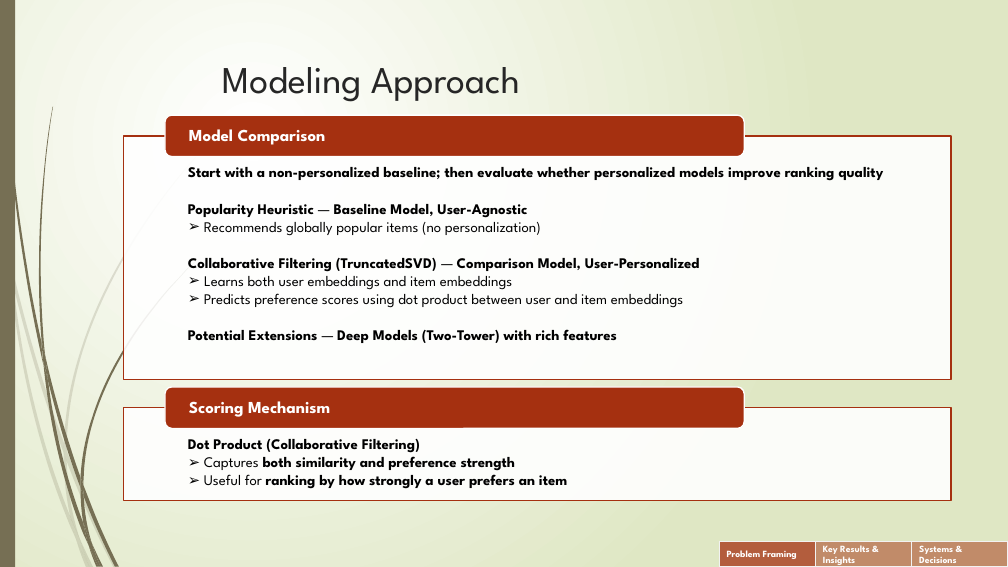
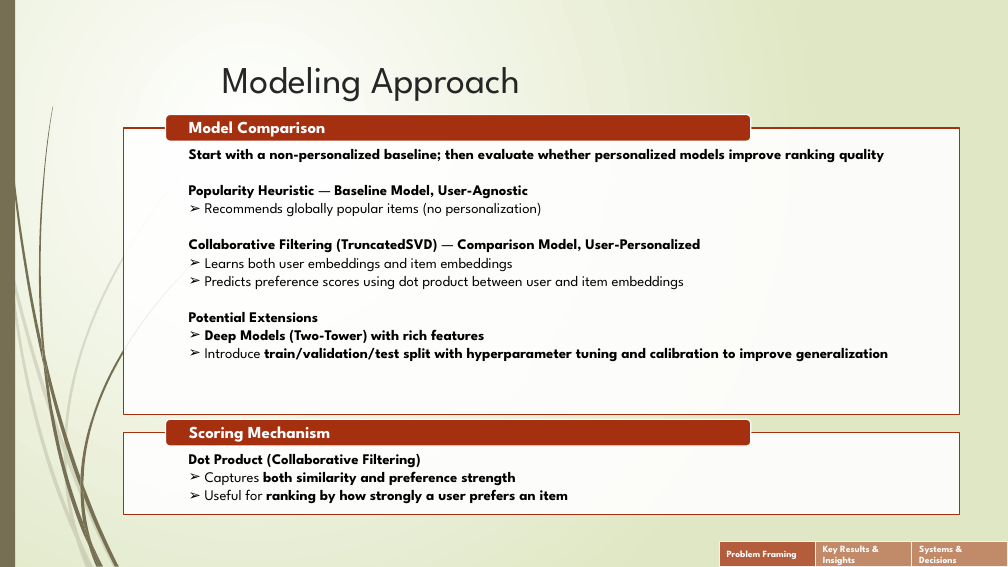
Before and after one commit to Phrey001/ml-casebook, a slide deck: slide 5 of ml-examples/recommender/slides/recommender.pptx. Drawn at 1008x567 pixels with LibreOffice and Linux fonts; fonts in the diff are those of the drawing. Boxes give left, top, right and bottom in pixels: in the first picture for what was removed or moved away, otherwise in the second. Text is boxed around its words. In the diff, an @@ line names an element or a change of style, - is before the commit and + after.

```diff
--- a/ml-examples/recommender/slides/recommender.pptx
+++ b/ml-examples/recommender/slides/recommender.pptx
@@ rounded rectangle: place and size @@
-rounded rectangle at bbox=[165, 115, 744, 157]
+rounded rectangle at bbox=[166, 114, 751, 141]
@@ text "Model Comparison": place and size @@
-text "Model Comparison" at bbox=[189, 129, 326, 145]
+text "Model Comparison" at bbox=[189, 121, 325, 137]
@@ text "Start with a non-personalized baseline; ...": place and size @@
-text "Start with a non-personalized baseline; ..." at bbox=[188, 167, 883, 343]
+text "Start with a non-personalized baseline; ..." at bbox=[189, 149, 888, 362]
@@ rectangle: place and size @@
-rectangle at bbox=[124, 136, 952, 380]
+rectangle at bbox=[124, 128, 960, 414]
@@ text at bbox=[189, 312, 888, 362]: text changed @@
-  Potential Extensions — Deep Models (Two-Tower) with rich features
+  Potential Extensions
+  ➢ Deep Models (Two-Tower) with rich features
+  ➢ Introduce train/validation/test split with hyperparameter tuning and calibration to improve generalization
@@ text "Dot Product (Collaborative Filtering)": place and size @@
-text "Dot Product (Collaborative Filtering)" at bbox=[188, 439, 567, 489]
+text "Dot Product (Collaborative Filtering)" at bbox=[189, 454, 568, 504]
@@ rectangle: place and size @@
-rectangle at bbox=[124, 408, 952, 501]
+rectangle at bbox=[124, 433, 960, 514]
@@ rounded rectangle: place and size @@
-rounded rectangle at bbox=[165, 387, 744, 429]
+rounded rectangle at bbox=[166, 420, 751, 447]
@@ text "Scoring Mechanism": place and size @@
-text "Scoring Mechanism" at bbox=[189, 401, 330, 417]
+text "Scoring Mechanism" at bbox=[189, 426, 330, 442]
```
Also in this commit, not shown: 1 other slide changed, 1 slide added, 9 other files.
